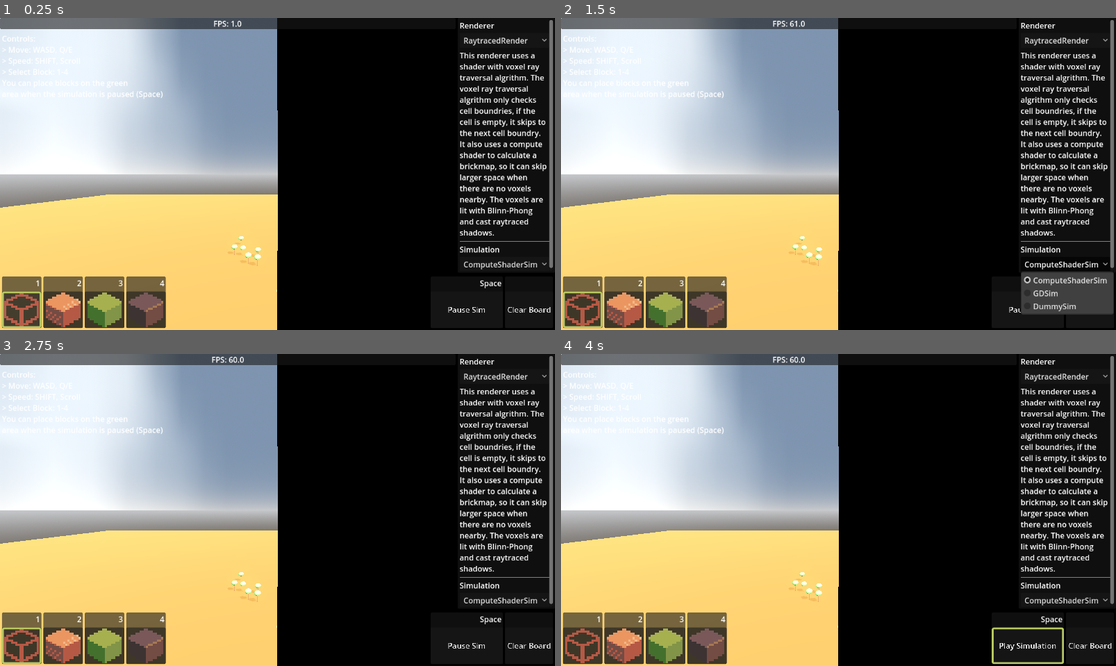
Above: before the commit, frames 1-4 (two rows, left to right).
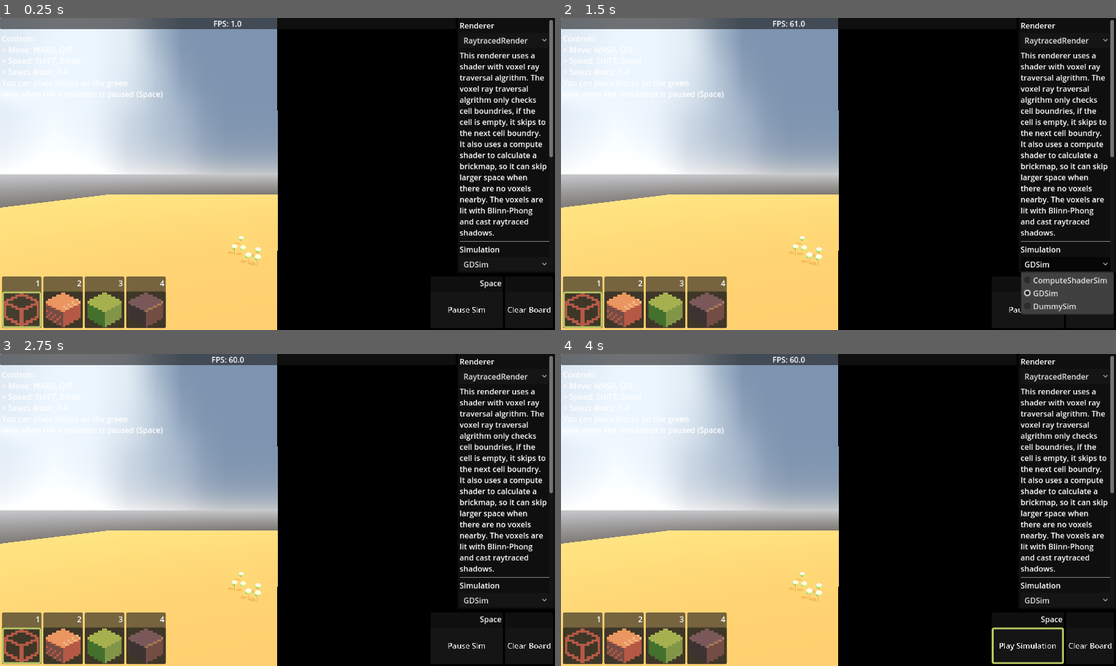
Above: after the commit, the same moments.

Repository: murumart/cgiproject
Game: Godot game, scene res://scenes/main.tscn
The game is run twice, just before and just after one commit, with the same random seed, the same clock (stepped at 60 frames per second) and the same inputs.
Inputs (mouse positions are in pixels of both pictures, inside the frame that each line leads up to):
- Up to frame 1 (0.25 s): no input
- Up to frame 2 (1.5 s): click "RaytracedRender" at 0.5 s; click "ComputeShaderSim" (after the commit: "GDSim") at 1.25 s
- Up to frame 3 (2.75 s): click (22, 647) at 2.02 s
- Up to frame 4 (4 s): click "Clear Board" at 2.75 s; click "Pause Sim" at 3.5 s

The runs differ from the first frame. In frame 1, 0.4% of the frame differs, in the area x 49-100%, y 44-88%; in frame 2, 0.4%, in the area x 49-100%, y 44-90%; in frame 3, 0.4%; in frame 4, 0.4%.
Error in both runs: Assertion failed: Couldnt' get rendering device (res://scenes/simulators/CS_cellular_automata.gd:39)

Commit message:
Fixes for switching simulators

Diff:
--- a/scenes/main.tscn
+++ b/scenes/main.tscn
@@ -79,7 +79,6 @@
 
 [node name="ComputeShaderSim" type="Node" parent="Simulators"]
 script = ExtResource("4_vxglm")
-simulate = true
 grid_size = 256
 compute_shader_file = ExtResource("2_og1vs")
 aggregator_shader_file = ExtResource("3_2wyq8")
@@ -89,6 +88,7 @@
 editor_description = "This simulation is a cellular automaton with three cell states (wood, leaves, bark) (internally e …(302 unchanged characters)…
 script = ExtResource("3_pm3ni")
 grid_size = 48
+running = true
 
 [node name="DummySim" type="Node" parent="Simulators"]
 editor_description = "This isn't a simulation, but just a sphere with holes generated in a compute shader as written by AI. It was used for testing."
@@ -102,6 +102,7 @@
 script = ExtResource("3_ya4ey")
 simulator = NodePath("../../Simulators/GDSim")
 mesh_instance = NodePath("../../Meshes/RaytracedVolume")
+brick_size = 8
 
 [node name="MesherRenderer" type="Node" parent="Renderers" node_paths=PackedStringArray("instances", "sim")]
 editor_description = "This renderer creates a mesh (culled on the inside, no greedy meshing) on a different thread. There's a little fade out animation to make the mesh transitions a little less jarring."
@@ -151,7 +152,7 @@
 renderer_description = NodePath("VBoxContainer/Hbox/PanelContainer/MarginContainer/ScrollContainer/VBoxContainer/RendererDescription")
 simulator_switch = NodePath("VBoxContainer/Hbox/PanelContainer/MarginContainer/ScrollContainer/VBoxContainer/SimulationSwitch")
 simulator_description = NodePath("VBoxContainer/Hbox/PanelContainer/MarginContainer/ScrollContainer/VBoxContainer/SimulationDesc")
-grid_size = 48
+grid_size = 32
 editor = NodePath("../../TextureEditor")
 camera = NodePath("..")
 fps_label = NodePath("VBoxContainer/Hbox/Center/VBoxContainer/PanelContainer/FPSLabel")
--- a/scenes/renderers/compute_renderer.gd
+++ b/scenes/renderers/compute_renderer.gd
@@ -30,16 +30,9 @@
 func _ready() -> void:
 	brick_grid_size = Vector3i.ONE * int(ceil(float(simulator.get_grid_size()) / float(brick_size)))
 
-	data_texture = ComputeSimulator.create_texture(rd, simulator.get_grid_size())
-
 	var s := simulator
 	simulator = null
 	set_simulator(s)
-
-	setup_brick_pipeline()
-	create_brick_map_texture()
-	build_brick_map()
-	bind_texture_to_material()
 
 
 func _data_got(data: PackedByteArray) -> void:
@@ -69,6 +62,13 @@
 		(simulator as ComputeSimulator).simulation_updated_texture.connect(_sim_updated_tex)
 	else:
 		simulator.simulation_updated.connect(_sim_updated)
+
+	data_texture = ComputeSimulator.create_texture(rd, simulator.get_grid_size())
+
+	setup_brick_pipeline()
+	create_brick_map_texture()
+	build_brick_map()
+	bind_texture_to_material()
 
 
 func _input(event: InputEvent) -> void:
--- a/scenes/renderers/mesher_renderer.gd
+++ b/scenes/renderers/mesher_renderer.gd
@@ -21,8 +21,7 @@
 	var s := sim
 	sim = null
 	set_simulator(s)
-	for inst in instances:
-		inst.scale = Vector3.ONE * 100.0 / sim.get_grid_size()
+
 	#inst.position -= Vector3.ONE * 100.0 / sim.get_grid_size() * 0.5
 
 
@@ -37,11 +36,14 @@
 func _sim_updated() -> void:
 	sim.get_draw_data_async(_data_get)
 
+
 func set_simulator(simulator: Simulator) -> void:
 	if sim:
 		sim.simulation_updated.disconnect(_sim_updated)
 	sim = simulator
 	sim.simulation_updated.connect(_sim_updated)
+	for inst in instances:
+		inst.scale = Vector3.ONE * 100.0 / sim.get_grid_size()
 
 
 func _data_get(d: PackedByteArray) -> void:
--- a/scenes/renderers/naive_renderer.gd
+++ b/scenes/renderers/naive_renderer.gd
@@ -12,7 +12,6 @@
 	var s := sim
 	sim = null
 	set_simulator(s)
-	parent.scale = Vector3.ONE * 100.0 / sim.get_grid_size()
 
 
 func set_simulator(s: Simulator) -> void:
@@ -20,6 +19,7 @@
 		sim.simulation_updated.disconnect(_sim_updated)
 	sim = s
 	sim.simulation_updated.connect(_sim_updated)
+	parent.scale = Vector3.ONE * 100.0 / sim.get_grid_size()
 
 
 func _data_get(d: PackedByteArray) -> void:
--- a/scenes/ui.gd
+++ b/scenes/ui.gd
@@ -67,6 +67,7 @@
 	current_renderer = r
 	renderer_description.text = r.editor_description
 	camera.renderer = r
+	renderer_switch.selected = which
 
 
 func _simulator_selected(which: int) -> void:
@@ -85,3 +86,4 @@
 	current_simulator = s
 	simulator_description.text = s.editor_description
 	editor.simulator = s
+	simulator_switch.selected = which
